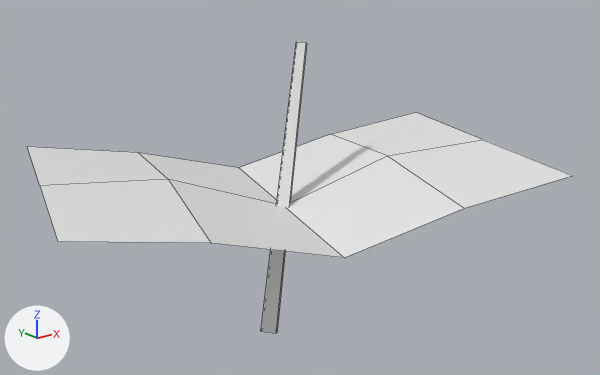
One commit to the OBJ model src/main/resources/assets/stonedew/models/block/plants/plant_0_1_0.obj: the scene before it, then after it.
The view is the same before and after, from a 50 mm lens placed at (0.245, -0.847, 0.221), pointed at (0.527, -0.495, 0.08). Every picture has the same lights, and +X, +Y and +Z are marked at lower left. The older version comes first. Mesh edges are drawn as thin lines. Materials are left out; every surface is plain grey. Where no turn or scale is listed for an object, it has been applied to the vertices. Vertices at exactly the same position are counted once.

The scene before the commit, as lines of its bpy script (objects in view):
```python
me_model = bpy.data.meshes.new('model')
me_model.from_pydata(...)  # 23 vertices, 12 faces; spans x 0.369..0.67, y -0.609..-0.37, z -0.002..0.159
# faces by material slot: [4, 8]
me_model.materials.append(mat_stem)
me_model.materials.append(mat_leaf)
# before: 0 (0.506, -0.5, -0.002) at pixel (277, 330), 1 (0.5, -0.494, -0.001), 2 (0.544, -0.471, 0.157), 3 (0.548, -0.475, 0.157) at pixel (307, 44), 4 (0.494, -0.5, 0.002) at pixel (260, 331)
# before: 5 (0.54, -0.475, 0.159) at pixel (296, 41), 6 (0.5, -0.506, 0.001) at pixel (276, 333), 7 (0.544, -0.479, 0.158) at pixel (306, 42)
ob_model = bpy.data.objects.new('model', me_model)
ob_model.location = (0.0, 0.0, 0.0)
```
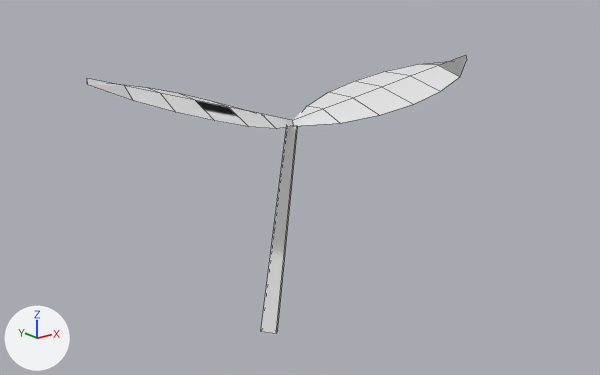
What differs and where, as boxes [x1, y1, x2, y2] in the pictures (600 x 375 px; the box of a moved part takes in the faces that stretch with it):
'model', reshaped (30% narrower)
    before: [28, 42, 572, 333]
    after: [87, 55, 467, 333]
part 1 of me_model, added
    after: [87, 55, 467, 129]
part 2 of me_model, deleted
    before: [28, 113, 572, 258]
part 3 of me_model, moved or reshaped
    before: [261, 42, 307, 333]
    after: [261, 125, 298, 333]

The change in detail:
me_model is used by ob_model.
Verts and faces of me_model; kept vertices keep their numbers, new ones are numbered from 23.
me_model had 23 vertices, 12 faces and spanned x 0.369..0.67, y -0.609..-0.37, z -0.002..0.159.
me_model now has 47 vertices, 28 faces and spans x 0.423..0.639, y -0.538..-0.426, z -0.002..0.147.
me_model part 1: a new loose piece of 39 vertices spanning x 0.423..0.639, y -0.538..-0.426, z 0.113..0.147.
me_model part 2: the loose piece of 15 vertices spanning x 0.369..0.67, y -0.609..-0.37, z 0.069..0.096 is deleted.
Part 3, on me_model:
Vertices deleted: 2, 3, 5, 7 (with the faces that use them).
New vertex 23 is at (0.531, -0.478, 0.112).
New vertex 24 is at (0.535, -0.482, 0.111), pixel (297, 126).
New vertex 25 is at (0.527, -0.482, 0.114).
New vertex 26 is at (0.531, -0.486, 0.113), pixel (296, 125).
New faces: (0, 1, 23, 24), (1, 4, 25, 23), (4, 6, 26, 25), (0, 24, 26, 6).
